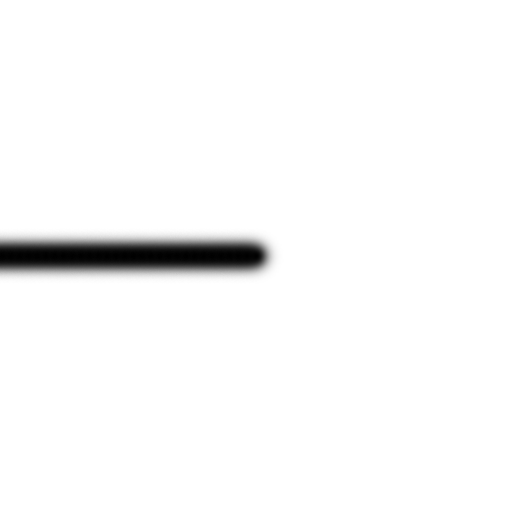
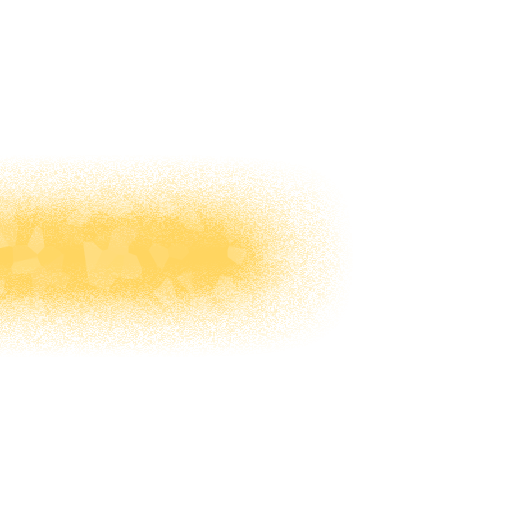
The second (512, 512) image is a revision of the first. Changes to its layers:
added group "Group 1" with 4 layers above "Polygon 1" over [0, 155, 353, 357]
added layer "Sand" in group "Group 1" over [0, 155, 353, 357]
moved "Left" into group "Group 1", painted on it, unmasked it over [0, 155, 353, 357]
